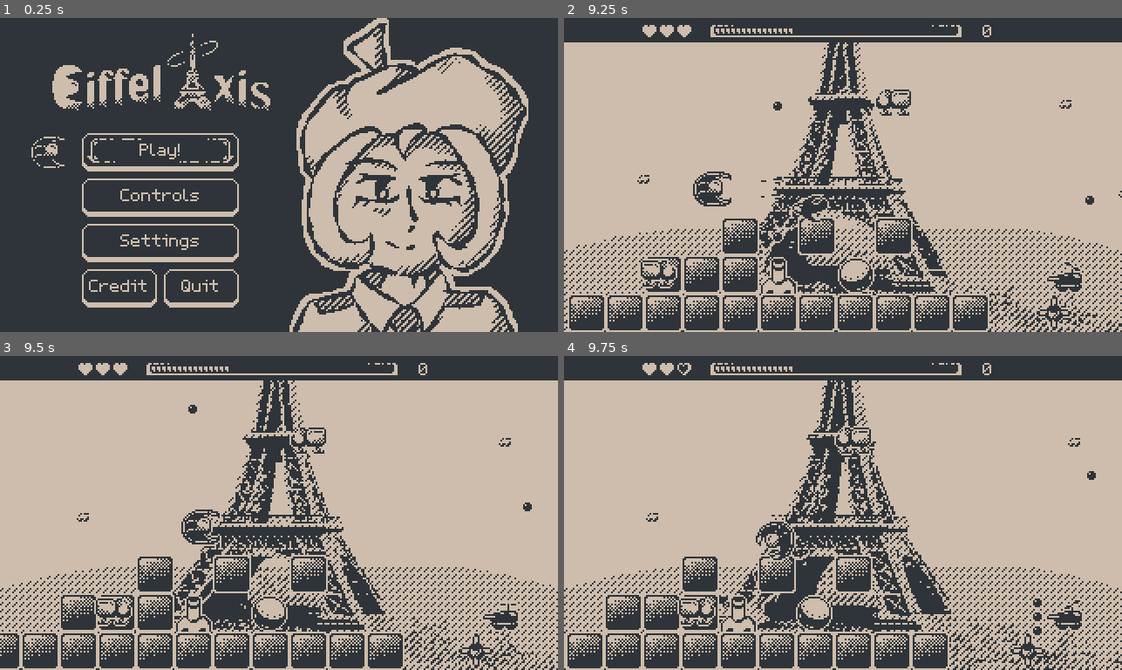
Above: before the commit, frames 1-4 (two rows, left to right).
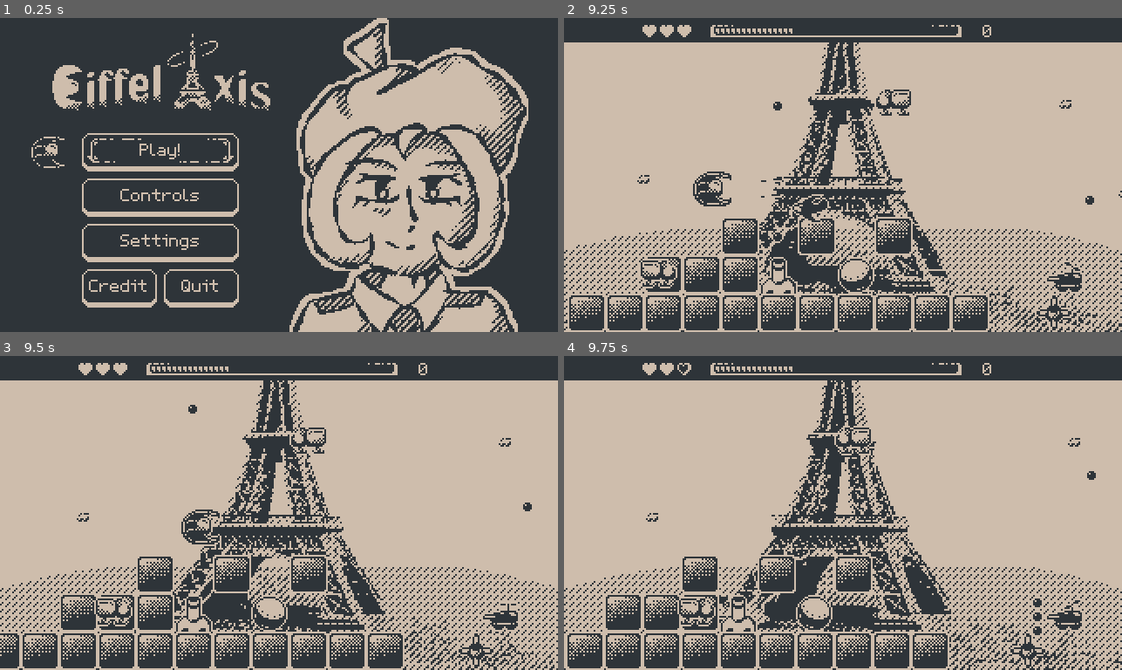
Above: after the commit, the same moments.

Repository: MartijnTielemans/Eiffel-Axis
Game: Godot game, scene res://Scenes/Menus/MenuMain.tscn
Same seed, same stepped clock (60 frames per second), same inputs: the game is played once before the commit and once after it.
Inputs:
- Up to frame 1 (0.25 s): no input
- Up to frame 2 (9.25 s): click "Play!" at 0.5 s; click "Play!" at 1.25 s; hold D (move_right) 2.03-2.78 s; hold E (pivot) 2.03-2.78 s; hold S (move_down) 2.78-3.53 s; tap Space (shoot) every 1.5 s from 2.85 to 8.85 s; hold D (move_right) 3.53-4.28 s; hold E (pivot) 3.53-4.28 s; hold W (move_up) 4.28-5.03 s; hold E (pivot) 5.03-5.78 s; hold A (move_left) 5.03-6.53 s; hold S (move_down) 6.53-7.28 s; hold E (pivot) 6.53-7.28 s; hold D (move_right) 7.28-8.03 s; hold W (move_up) 8.03-8.78 s; hold E (pivot) 8.03-8.78 s; hold D (move_right) from 8.78 s (still down)
- Up to frame 3 (9.5 s): keep holding D (move_right)
- Up to frame 4 (9.75 s): release D (move_right) at 9.53 s; hold S (move_down) from 9.53 s (still down); hold E (pivot) from 9.53 s (still down)

Frames 1-3 are identical in both runs. In frame 4, 0.3% of the frame differs, in the area x 34-42%, y 52-65%.

Commit message:
Character now has invincibility frames when hit

Diff:
--- a/Scenes/player_character.tscn
+++ b/Scenes/player_character.tscn
@@ -108,8 +108,28 @@
 }]
 }
 
+[sub_resource type="Animation" id="Animation_aom0l"]
+resource_name = "I_frames"
+length = 0.1
+loop_mode = 1
+tracks/0/type = "method"
+tracks/0/imported = false
+tracks/0/enabled = true
+tracks/0/path = NodePath(".")
+tracks/0/interp = 1
+tracks/0/loop_wrap = true
+tracks/0/keys = {
+"times": PackedFloat32Array(0.1),
+"transitions": PackedFloat32Array(1),
+"values": [{
+"args": [],
+"method": &"visualise_Iframes"
+}]
+}
+
 [sub_resource type="AnimationLibrary" id="AnimationLibrary_4yjnk"]
 _data = {
+"I_frames": SubResource("Animation_aom0l"),
 "PivotPlayer": SubResource("Animation_g2ab5"),
 "Shooting": SubResource("Animation_mfvew")
 }
@@ -173,3 +193,9 @@
 damping_min = 220.0
 damping_max = 220.0
 color_ramp = SubResource("Gradient_27pmy")
+
+[node name="Timer" type="Timer" parent="."]
+wait_time = 2.0
+one_shot = true
+
+[connection signal="timeout" from="Timer" to="." method="_on_timer_timeout"]
--- a/Scripts/player_character.gd
+++ b/Scripts/player_character.gd
@@ -14,6 +14,7 @@
 var amount_of_projectiles = 0
 var is_pivoting
 var dir = 1
+var I_frames = false
 var sprites : Array[String] = [
 	"fly_up",
 	"default",
@@ -93,15 +94,31 @@
 	is_pivoting = false
 
 func update_health(health_change: int):
-	HP += health_change
-	UI_ref.health = HP
-	UI_ref.update_visuals()
-	if HP < 1:
-		$HurtParticle.emitting = true
-		SceneTransition.transitionOver.connect(load_scene);
-		SceneTransition.Transition(true);
+	if I_frames == false:
+		HP += health_change
+		UI_ref.health = HP
+		UI_ref.update_visuals()
+		if HP < 1:
+			$HurtParticle.emitting = true
+			SceneTransition.transitionOver.connect(load_scene);
+			SceneTransition.Transition(true);
+		else:
+			I_frames = true
+			$Timer.start()
+			visualise_Iframes()
+
+
+func visualise_Iframes():
+	if I_frames == true:
+		$AnimatedSprite2D.visible = !$AnimatedSprite2D.visible
+		$AnimationPlayer.play("I_frames")
+	else:
+		$AnimatedSprite2D.visible = true
 
 # Loads the game scene
 func load_scene():
 	SceneTransition.Transition(false);
 	get_tree().change_scene_to_file("res://Scenes/Menus/MenuMain.tscn");
+
+func _on_timer_timeout() -> void:
+	I_frames = false
Not shown: 1 places in Scenes/player_character.tscn that only renumber resources
